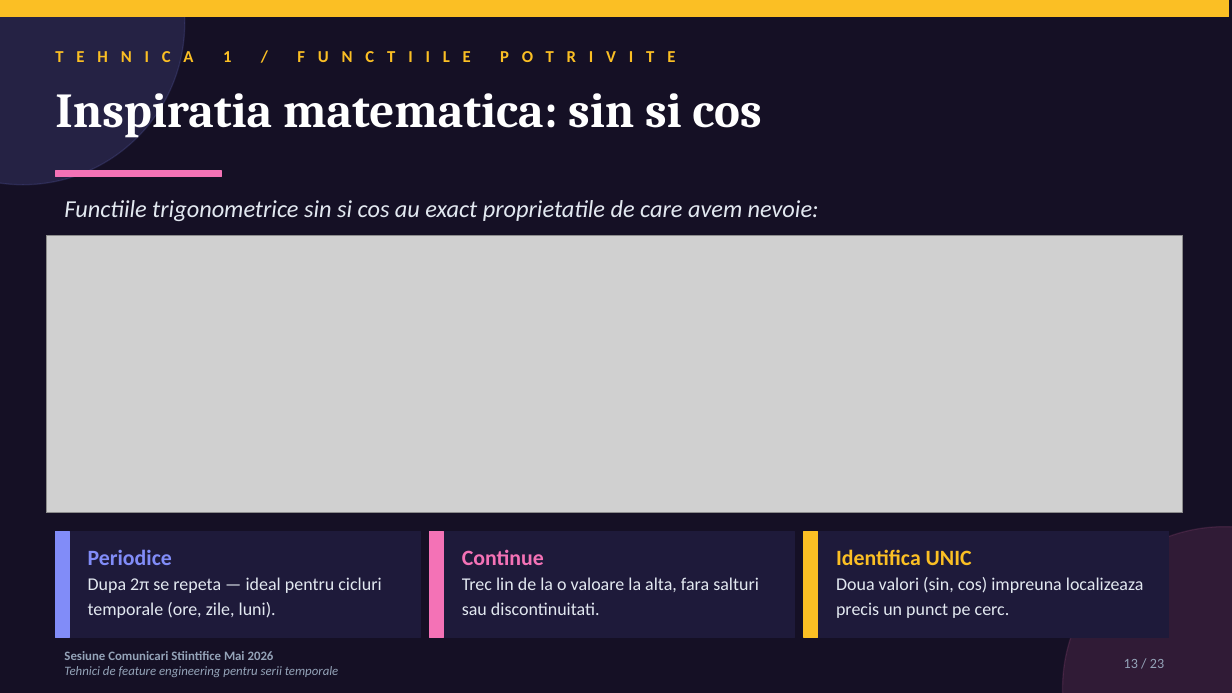
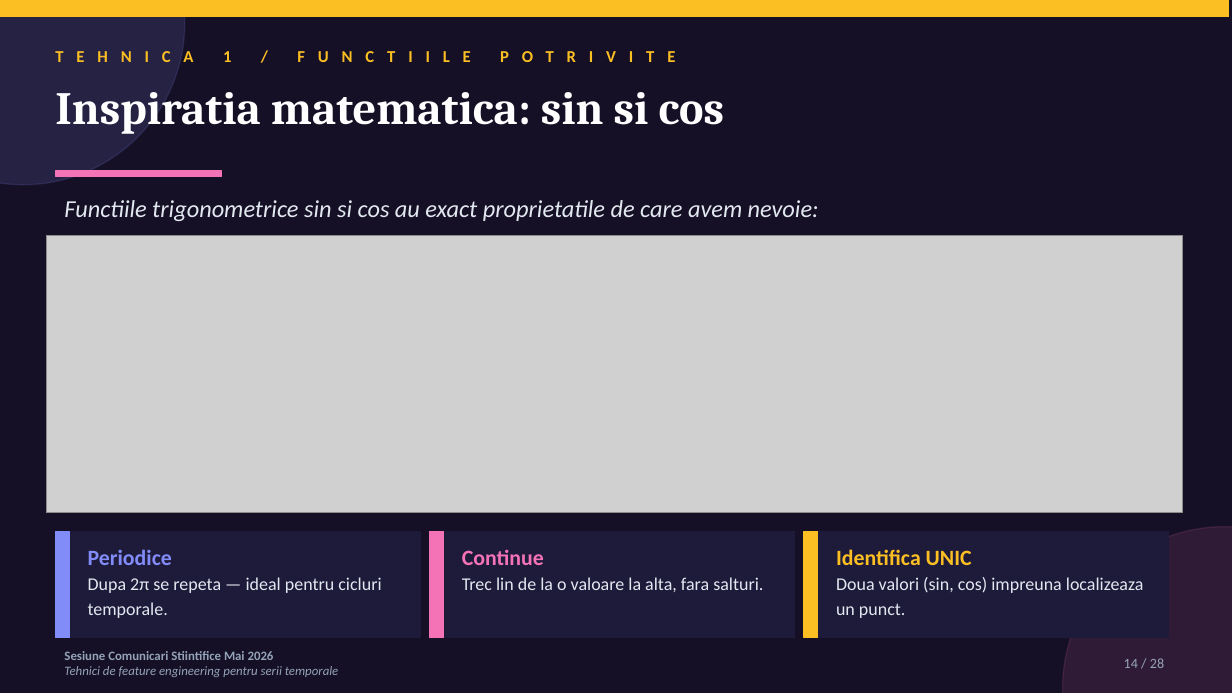
Before and after one commit to diana-nenu/Disertatie_AI_Platform, a slide deck: slide 14 of docs/SCSS/SCSS_FeatureEngineering_Diana_Nenu.pptx (slide 13 before the commit). Drawn at 1232x693 pixels with LibreOffice and Linux fonts; fonts in the diff are those of the drawing; grey boxes stand for pictures. Boxes give left, top, right and bottom in pixels: in the first picture for what was removed or moved away, otherwise in the second. Text is boxed around its words. In the diff, an @@ line names an element or a change of style, - is before the commit and + after.

Commit message:
SCSS pptx V4: figuri separate + analogii + grafice mai sugestive
Refacere cf. feedback:
* Graficul comparativ linear vs cerc SPLITAT in 2 slide-uri separate (slide 12 si 13)
  - slide 12: doar profilul orar linear cu adnotare 'distanta 23' + 'consum acelasi'
  - slide 13: doar cercul orelor cu evidentiere ora 23/0 vecine pe cerc
* GIF AR (serie + scatter) SPLITAT in 2 slide-uri (20 si 21)
  - slide 20: doar GIF serie temporala cu adnotari dinamice (zgomot/moderat/autoregresiv)
  - slide 21: doar GIF scatter t-1 vs t cu adnotari dinamice
* 4 SLIDE-URI NOI cu analogii din viata de zi cu zi:
  - slide 11: analogie CEAS DE PERETE (encoding ciclic)
  - slide 17: analogie ZGOMOT RADIO vs CONVERSATIE (autoregresivitate)
  - slide 22: analogie TERMOMETRU MEDICAL (rolling features)
  - slide 24: analogie PROFESOR CARE PRIVESTE IN LUCRARE (data leakage)
* Figuri regenerate mai sugestive cu adnotari clare:
  - fig_fe_linear_only.png: sageti, cercuri rotative pe ora 23/0
  - fig_fe_cerc_only.png: cerc mare cu ora 23/0 evidentiate verde
* Total slide-uri: 23 -> 28 (5 noi pentru analogii)
* Tema dark Gamma-style pastrata
* Animatii click NU prezente (doar tranzitii fade intre slide-uri)
* Slide-ul Astept intrebarile NU exista (integrat in concluzii)

```diff
--- a/docs/SCSS/SCSS_FeatureEngineering_Diana_Nenu.pptx
+++ b/docs/SCSS/SCSS_FeatureEngineering_Diana_Nenu.pptx
@@ text "Inspiratia matematica: sin si cos" at (55,92,725,134): size 38 to 36 pt @@
@@ text at (88,549,381,618): text changed @@
-Periodice
-Dupa 2π se repeta — ideal pentru cicluri temporale (ore, zile, luni).
+Periodice
+Dupa 2π se repeta — ideal pentru cicluri temporale.
@@ text at (462,549,763,592): text changed @@
-Continue
-Trec lin de la o valoare la alta, fara salturi sau discontinuitati.
+Continue
+Trec lin de la o valoare la alta, fara salturi.
@@ text at (836,549,1144,618): text changed @@
-Identifica UNIC
-Doua valori (sin, cos) impreuna localizeaza precis un punct pe cerc.
+Identifica UNIC
+Doua valori (sin, cos) impreuna localizeaza un punct.
@@ text at (1124,658,1164,668): text changed @@
-13 / 23
+14 / 28
```
Also in this commit, not shown: 17 other slides changed, 9 slides added, 4 slides removed, 4 other files.
